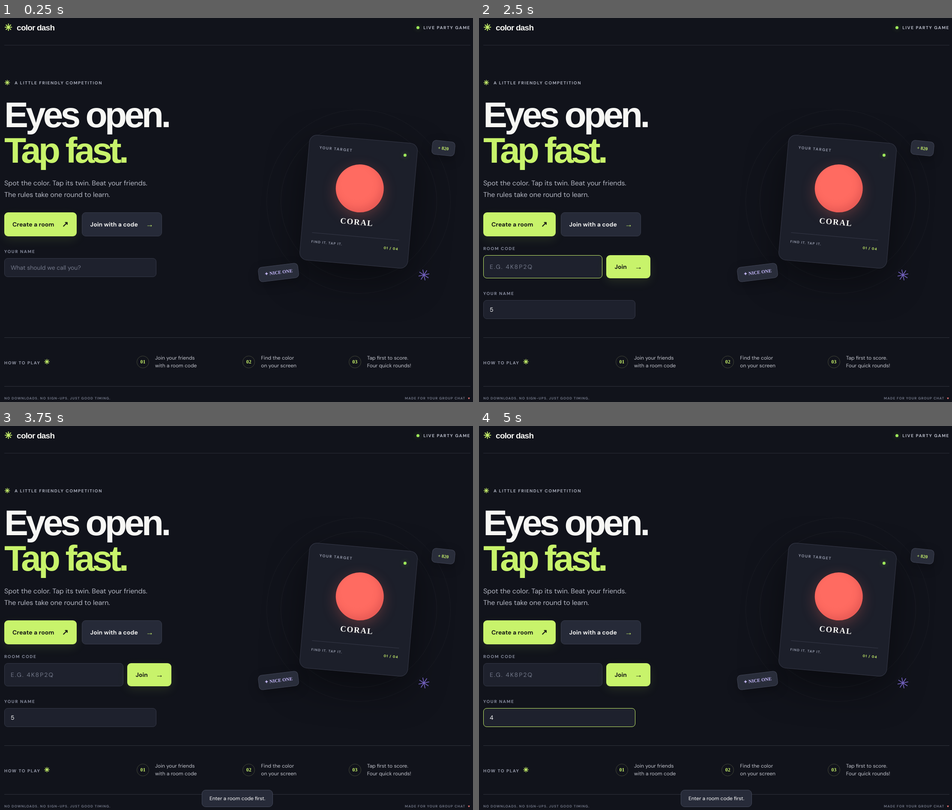
Above: before the commit, frames 1-4 (two rows, left to right).
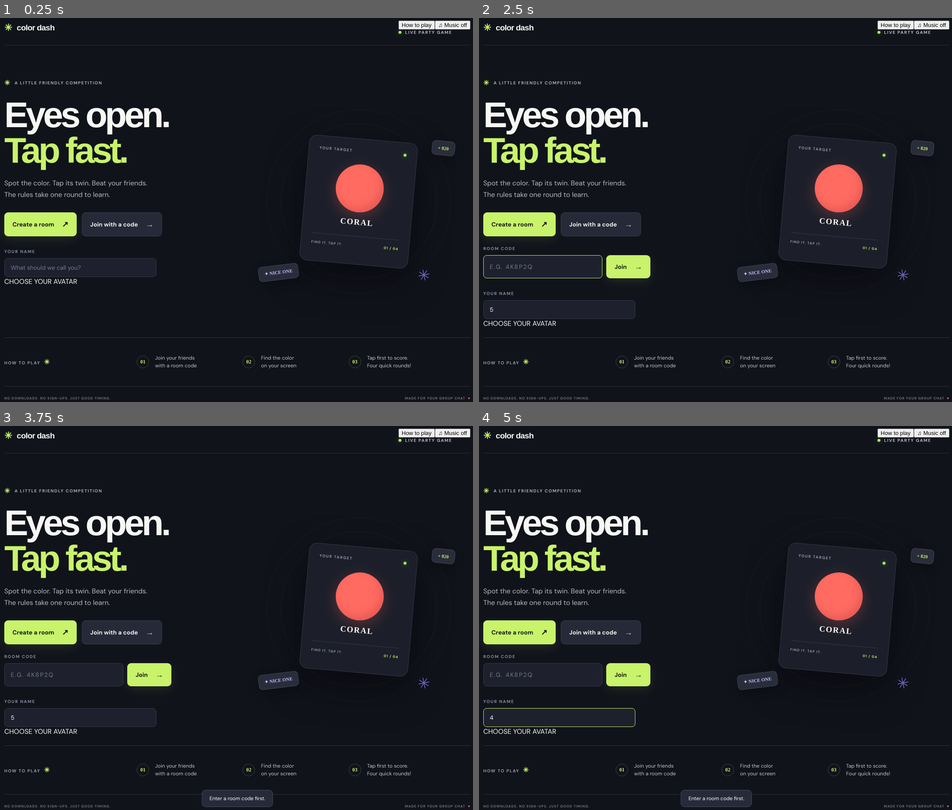
Above: after the commit, the same moments.

Repository: chithranainar/Multiplayer_Game
Game: browser game, page public/index.html
Same seed, same stepped clock (60 frames per second), same inputs: the game is played once before the commit and once after it.
Inputs (mouse positions are in pixels of both pictures, inside the frame that each line leads up to):
- Up to frame 1 (0.25 s): no input
- Up to frame 2 (2.5 s): click (559, 267) at 1.27 s; type "8" at 1.27 s; tap Enter at 1.3, 1.9 s; click (559, 267) at 1.87 s; type "5" at 1.87 s; click (933, 25) at 2.02 s, where only the run after the commit has a clickable "♫ Music off"; click "Join with a code →" at 2.47 s
- Up to frame 3 (3.75 s): click "Create a room ↗" at 3.07 s; click "Join →" at 3.67 s
- Up to frame 4 (5 s): click (559, 717) at 4.27 s; type "10" at 4.27 s; tap Enter at 4.3, 4.9 s; click (895, 433) at 4.52 s, where only the run after the commit has a clickable "How to play"; click (559, 717) at 4.87 s; type "4" at 4.87 s

The runs differ from the first frame. In frame 1, 0.5% of the frame differs, in the area x 0-100%, y 0-70%; in frame 2, 0.5%; in frame 3, 0.5%; in frame 4, 0.5%.

Commit message:
Add score history and game customization

Diff:
--- a/public/index.html
+++ b/public/index.html
@@ -11,28 +11,32 @@
   <link href="https://fonts.googleapis.com/css2?family=DM+Sans:wght@400;500;600;700;800&family=Space+Grotesk:wght@500;600;700&display=swap" rel="stylesheet" />
   <link rel="stylesheet" href="/style.css" />
   <link rel="stylesheet" href="/share.css" />
+  <link rel="stylesheet" href="/ui-extras.css" />
 </head>
 <body>
   <main class="shell">
-    <header class="topbar"><a class="brand" href="/"><span class="brand-mark">✳</span> color dash</a><span class="top-note"><i></i> LIVE PARTY GAME</span></header>
+    <header class="topbar"><a class="brand" href="/"><span class="brand-mark">✳</span> color dash</a><nav class="top-tools" aria-label="Game menu"><button id="howToOpen" class="menu-button">How to play</button><button id="musicToggle" class="music-toggle" aria-pressed="false">♫ Music off</button><span class="top-note"><i></i> LIVE PARTY GAME</span></nav></header>
     <section id="home" class="screen home-screen">
       <div class="hero-copy"><div class="eyebrow"><span class="sparkle">✳</span> A LITTLE FRIENDLY COMPETITION</div><h1>Eyes open.<br/><em>Tap fast.</em></h1><p class="intro">Spot the color. Tap its twin. Beat your friends.<br/>The rules take one round to learn.</p>
         <div class="actions"><button class="btn btn-primary" id="createBtn">Create a room <span>↗</span></button><button class="btn btn-secondary" id="joinToggle">Join with a code <span>→</span></button></div>
         <form id="joinForm" class="join-form hidden"><label for="roomCode">ROOM CODE</label><div class="join-row"><input id="roomCode" maxlength="6" placeholder="e.g. 4K8P2Q" autocomplete="off"/><button class="btn btn-primary" type="submit">Join <span>→</span></button></div></form>
         <div class="name-field"><label for="playerName">YOUR NAME</label><input id="playerName" maxlength="16" placeholder="What should we call you?" autocomplete="nickname"/></div>
+        <div class="avatar-field"><label>CHOOSE YOUR AVATAR</label><div id="avatarOptions" class="avatar-options" role="group" aria-label="Choose an anime-style avatar"></div></div>
       </div>
       <div class="hero-art" aria-hidden="true"><div class="art-orbit orbit-one"></div><div class="art-orbit orbit-two"> …(420 unchanged characters)…
       <div class="how-strip"><div class="how-title">HOW TO PLAY <span>✳</span></div><div class="how-item"><b>01</b><spa …(234 unchanged characters)…
       <footer class="site-foot"><span>NO DOWNLOADS. NO SIGN-UPS. JUST GOOD TIMING.</span><span>MADE FOR YOUR GROUP CHAT <span class="foot-heart">♥</span></span></footer>
     </section>
     <section id="game" class="screen game-screen hidden">
-      <div class="game-head"><button class="back-btn" id="le …(172 unchanged characters)… ia-label="Copy invite">▢</button></div><div class="round-pill" id="roundInfo">LOBBY</div></div>
+      <div class="game-head"><button class="back-btn" id="le …(172 unchanged characters)… ia-label="Copy invite">▢</button></div><button id="historyBtn" class="back-btn">Score history</button><div class="round-pill" id="roundInfo">LOBBY</div></div>
       <div id="lobbyView" class="panel game-panel"><div class="panel-head"><div><div class="eyebrow">THE GATHERING SPOT …(1017 unchanged characters)…
       <div id="roundView" class="panel game-panel round-panel hidden"><div class="round-status"><span id="roundLabel">R …(481 unchanged characters)…
-      <div id="betweenView" class="panel game-panel between- …(219 unchanged characters)… g-scoreboard" id="betweenScores"></div><button class="btn btn-primary next-btn h …(247 unchanged characters)…
-      <div id="finishedView" class="panel game-panel between-panel hidden"><div class="eyebrow">THAT’S A WRAP</div><h2 id="winnerTitle">A color dash champion<span class="period">.</span></h2><p class="panel-sub">The final leaderboard is in.</p><div class="scoreboard big-scoreboard" id="finalScores"></div><button class="btn btn-primary n …(150 unchanged characters)…
+      <div id="betweenView" class="panel game-panel between- …(219 unchanged characters)… g-scoreboard" id="betweenScores"></div><div id="betweenRounds" class="round-breakdown compact-breakdown"></div><button class="btn btn-primary next-btn h …(247 unchanged characters)…
+      <div id="finishedView" class="panel game-panel between-panel hidden"><div class="eyebrow">THAT’S A WRAP · MATCH <span id="matchNumber">1</span></div><h2 id="winnerTitle">A color dash champion<span class="period">.</span></h2><p class="panel-sub">Final scores by player</p><div class="scoreboard big-scoreboard" id="finalScores"></div><div id="finalRounds" class="round-breakdown"></div><button class="btn btn-primary n …(150 unchanged characters)…
     </section>
     <dialog id="shareDialog" class="share-dialog"><button class="share-close" id="closeShare" aria-label="Close">×</but …(768 unchanged characters)…
+    <dialog id="howToDialog" class="info-dialog"><button class="share-close" data-close="howToDialog" aria-label="Close">×</button><div class="eyebrow">QUICK RULES</div><h2>Four rounds. Quick taps<span class="period">.</span></h2><div class="instruction-list"><div><b>01</b><span>Look at the named target color.</span></div><div><b>02</b><span>Tap the matching color button.</span></div><div><b>03</b><span>Correct, quicker taps earn more points.</span></div><div><b>04</b><span>Top score after four rounds wins.</span></div></div><p class="share-note">Up to 12 players can join with the room link or six-character room code. No account needed.</p></dialog>
+    <dialog id="historyDialog" class="info-dialog history-dialog"><button class="share-close" data-close="historyDialog" aria-label="Close">×</button><div class="eyebrow">YOUR ROOM</div><h2>Score history<span class="period">.</span></h2><p class="panel-sub">Match results saved on this device and shared with the room.</p><div id="historyContent" class="history-content"></div></dialog>
     <div id="toast" class="toast" role="status"></div>
   </main>
   <script src="/game.js"></script>
